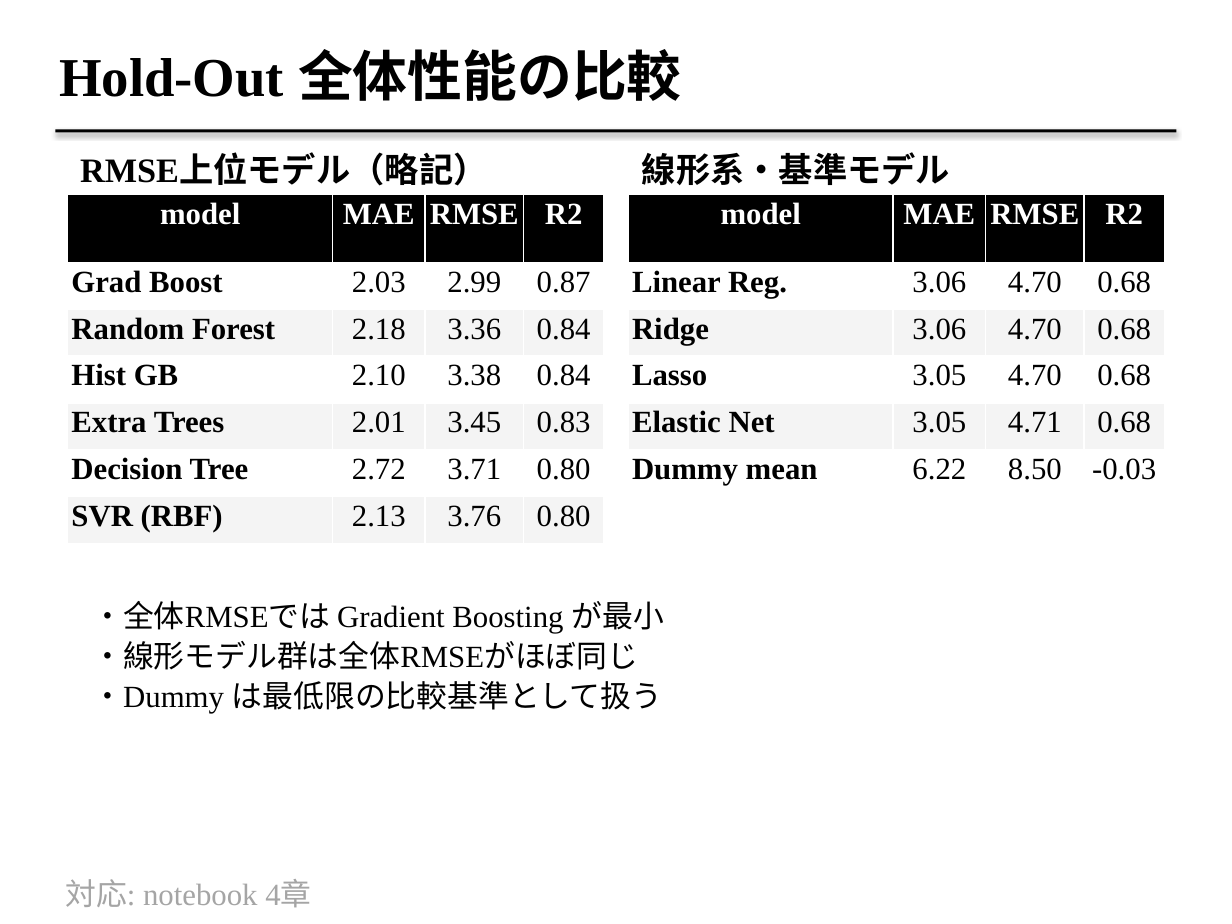
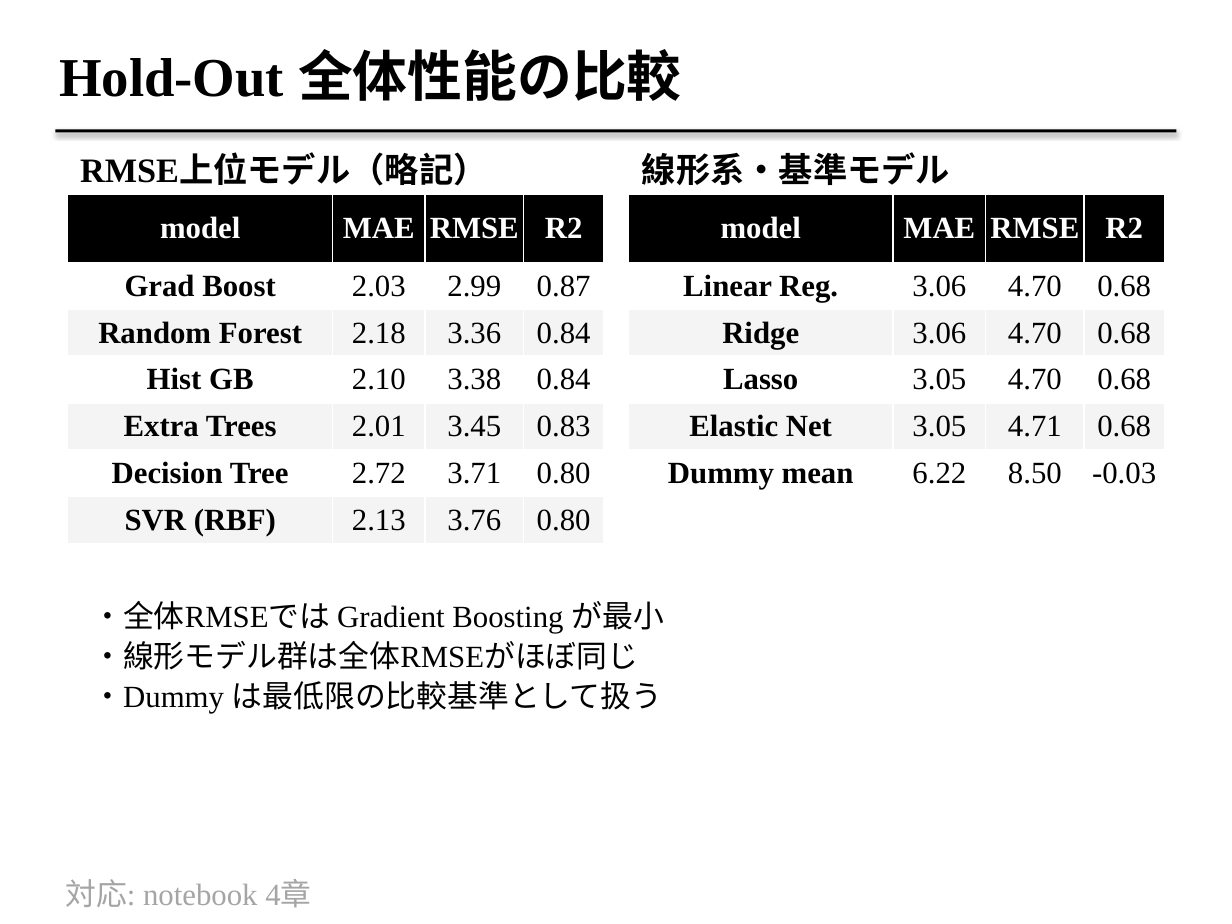
Before and after one commit to fukumoto-riku/python_seminar, a slide deck: slide 5 of lesson_7/applicability-domain_model-comparison_supplement_2026_07_07.pptx. Drawn at 1232x924 pixels with LibreOffice and Linux fonts; fonts in the diff are those of the drawing. Boxes give left, top, right and bottom in pixels: in the first picture for what was removed or moved away, otherwise in the second. Text is boxed around its words. In the diff, an @@ line names an element or a change of style, - is before the commit and + after.

```diff
--- a/lesson_7/applicability-domain_model-comparison_supplement_2026_07_07.pptx
+++ b/lesson_7/applicability-domain_model-comparison_supplement_2026_07_07.pptx
@@ table at (x1=68, y1=195, x2=604, y2=543) @@
@@ alignment left to centre @@
@@ table at (x1=628, y1=195, x2=1164, y2=496) @@
@@ alignment left to centre @@
```
Also in this commit, not shown: 10 other slides changed, 3 other files.
